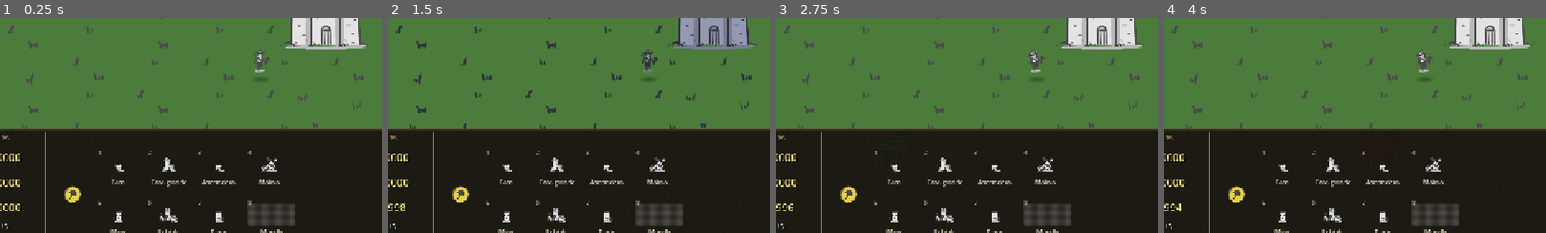
Above: before the commit, frames 1-4 (left to right).
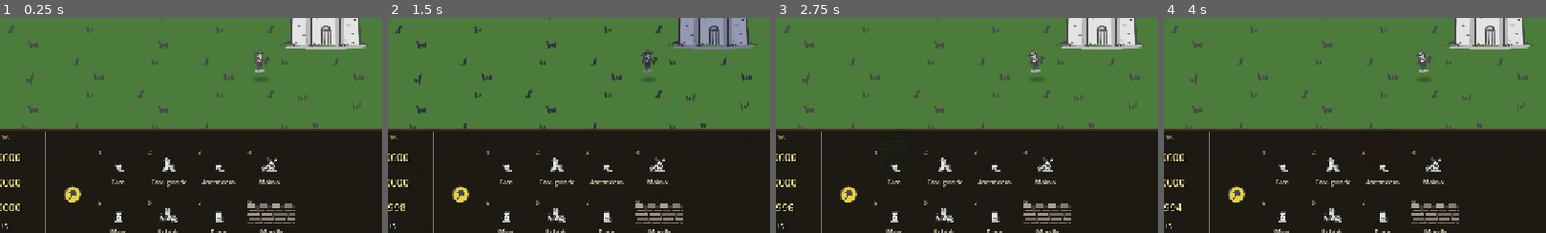
Above: after the commit, the same moments.

Repository: manurode/gameX
Game: Godot game, scene res://scenes/main.tscn
Two runs of this game, one before a commit and one after it. Both use one fixed random seed, a clock stepped at 60 frames per second and the inputs below.
Inputs:
- Up to frame 1 (0.25 s): no input
- Up to frame 2 (1.5 s): click "☀ Día" at 0.5 s; click "☾ Noche" at 1.25 s
- Up to frame 3 (2.75 s): click "1" at 2 s
- Up to frame 4 (4 s): click "2" at 2.75 s; click "3" at 3.5 s
The pictures show only the part of the screen within x 7-57%, y 43-93%; the shares and areas given below are measured in that part.

The runs differ from the first frame. In frame 1, 1.1% of the frame differs, in the area x 64-78%, y 86-97%; in frame 2, 1.1%; in frame 3, 1.1%; in frame 4, 1.1%.

Commit message:
feat: Implement wall building mechanics and texture generation

Diff:
--- a/scripts/buildings/building.gd
+++ b/scripts/buildings/building.gd
@@ -39,6 +39,7 @@
 var _last_damage_time: int = 0
 var _definition: Dictionary = {}
 var _footprint := Vector2(70.0, 45.0)
+var _wall_vertical: bool = false
 
 @onready var sprite: Sprite2D = $Sprite2D
 @onready var damage_overlay: Sprite2D = $DamageOverlay
@@ -68,9 +69,17 @@
 	building_type_id = type_id
 	building_state = state
 	construction_progress = progress
+	_wall_vertical = false
 	_apply_definition()
 	_update_visual_damage()
 	_update_construction_visual()
+
+
+func set_wall_vertical(vertical: bool) -> void:
+	if building_type_id != "wall":
+		return
+	_wall_vertical = vertical
+	_apply_wall_orientation()
 
 
 func _apply_definition() -> void:
@@ -104,7 +113,8 @@
 		return
 
 	if _definition.get("procedural", false):
-		sprite.texture = _create_wall_texture()
+		sprite.texture = WallTexture.get_texture()
+		_apply_wall_orientation()
 	else:
 		var texture_path: String = _definition.get("texture", "")
 		if not texture_path.is_empty():
@@ -119,17 +129,24 @@
 			damage_overlay.offset = sprite.offset
 
 
-func _create_wall_texture() -> Texture2D:
-	var image := Image.create(128, 64, false, Image.FORMAT_RGBA8)
-	for y in 64:
-		for x in 128:
-			var noise := sin(float(x) * 0.35) * 0.08 + cos(float(y) * 0.5) * 0.06
-			var base := 0.42 + noise
-			var alpha := 1.0
-			if y < 6 or y > 57:
-				base *= 0.75
-			image.set_pixel(x, y, Color(base * 0.55, base * 0.52, base * 0.48, alpha))
-	return ImageTexture.create_from_image(image)
+func _apply_wall_orientation() -> void:
+	if building_type_id != "wall" or sprite == null:
+		return
+	if _wall_vertical:
+		sprite.rotation_degrees = 90.0
+		_footprint = Vector2(30.0, 80.0)
+		pick_half_size = Vector2(25.0, 50.0)
+	else:
+		sprite.rotation_degrees = 0.0
+		_footprint = Vector2(80.0, 30.0)
+		pick_half_size = Vector2(50.0, 25.0)
+	if damage_overlay != null:
+		damage_overlay.rotation_degrees = sprite.rotation_degrees
+	_setup_collision()
+
+
+func _wall_base_rotation() -> float:
+	return 90.0 if _wall_vertical else 0.0
 
 
 func _setup_collision() -> void:
@@ -611,6 +628,25 @@
 		return
 
 	sprite.modulate = Color.WHITE
+	if building_type_id == "wall":
+		sprite.rotation_degrees = _wall_base_rotation()
+		sprite.position = Vector2.ZERO
+		if damage_overlay != null:
+			damage_overlay.rotation_degrees = _wall_base_rotation()
+		if ratio > 0.66:
+			if damage_overlay != null:
+				damage_overlay.visible = false
+		elif ratio > 0.33:
+			sprite.modulate = Color(0.82, 0.78, 0.74, 1.0)
+			if damage_overlay != null:
+				damage_overlay.visible = true
+				damage_overlay.modulate = Color(0.3, 0.2, 0.15, 0.35)
+		else:
+			sprite.modulate = Color(0.62, 0.55, 0.5, 1.0)
+			if damage_overlay != null:
+				damage_overlay.visible = true
+				damage_overlay.modulate = Color(0.2, 0.12, 0.1, 0.55)
+		return
 	if ratio > 0.66:
 		sprite.rotation_degrees = 0.0
 		sprite.position = Vector2.ZERO
@@ -649,7 +685,10 @@
 	var alpha := lerpf(0.45, 1.0, ratio)
 	var warmth := lerpf(0.72, 1.0, ratio)
 	sprite.modulate = Color(warmth, warmth * 0.95, warmth * 0.88, alpha)
-	sprite.rotation_degrees = lerpf(-3.0, 0.0, ratio)
+	if building_type_id == "wall":
+		sprite.rotation_degrees = _wall_base_rotation()
+	else:
+		sprite.rotation_degrees = lerpf(-3.0, 0.0, ratio)
 
 
 func get_nav_block_outline() -> PackedVector2Array:
--- /dev/null
+++ b/scripts/buildings/wall_texture.gd
@@ -0,0 +1,133 @@
+class_name WallTexture
+extends RefCounted
+
+const MORTAR := Color(0.26, 0.24, 0.22, 1.0)
+const STONE_LIGHT := Color(0.62, 0.58, 0.52, 1.0)
+const STONE_MID := Color(0.54, 0.50, 0.45, 1.0)
+const STONE_DARK := Color(0.46, 0.42, 0.38, 1.0)
+const CRENEL_LIGHT := Color(0.66, 0.62, 0.56, 1.0)
+const CRENEL_DARK := Color(0.50, 0.46, 0.42, 1.0)
+const SHADOW := Color(0.18, 0.16, 0.14, 0.85)
+const HIGHLIGHT := Color(0.72, 0.68, 0.62, 1.0)
+
+static var _cache: Dictionary = {}
+
+
+static func get_texture(width: int = 128, height: int = 64) -> Texture2D:
+	var key := "%d_%d" % [width, height]
+	if _cache.has(key):
+		return _cache[key]
+	var texture := ImageTexture.create_from_image(_generate(width, height))
+	_cache[key] = texture
+	return texture
+
+
+static func get_segment_spacing() -> float:
+	return 80.0
+
+
+static func _generate(width: int, height: int) -> Image:
+	var image := Image.create(width, height, false, Image.FORMAT_RGBA8)
+	image.fill(Color(0.0, 0.0, 0.0, 0.0))
+
+	var body_top := int(height * 0.22)
+	var body_bottom := height - int(height * 0.14)
+	var shadow_top := height - int(height * 0.12)
+
+	_draw_stone_body(image, width, body_top, body_bottom)
+	_draw_crenellations(image, width, body_top)
+	_draw_base_shadow(image, width, shadow_top, height)
+	_draw_top_highlight(image, width, body_top)
+
+	return image
+
+
+static func _draw_stone_body(image: Image, width: int, top_y: int, bottom_y: int) -> void:
+	var row_height := maxi(6, int((bottom_y - top_y) / 3.5))
+	var y := top_y
+	var row := 0
+	while y < bottom_y:
+		var row_bottom := mini(y + row_height - 1, bottom_y - 1)
+		var x := 0
+		var offset := (row % 2) * int(row_height * 0.6)
+		if offset > 0:
+			x -= offset
+		while x < width:
+			var block_w := _block_width(x, row, row_height)
+			var block_h := row_bottom - y + 1
+			var stone := _stone_color(x, row)
+			_fill_rect(image, x + 1, y + 1, block_w - 2, block_h - 2, stone)
+			if x > 0:
+				_fill_rect(image, x, y, 1, block_h, MORTAR)
+			if y > top_y:
+				_fill_rect(image, x, y, block_w, 1, MORTAR)
+			x += block_w
+		y = row_bottom + 1
+		row += 1
+
+
+static func _draw_crenellations(image: Image, width: int, body_top: int) -> void:
+	var merlon_w := maxi(10, width / 8)
+	var gap_w := maxi(6, merlon_w / 2)
+	var crenel_h := body_top
+	var x := 0
+	var idx := 0
+	while x < width:
+		var segment_w := merlon_w if idx % 2 == 0 else gap_w
+		if idx % 2 == 0:
+			var color := CRENEL_LIGHT if idx % 4 == 0 else CRENEL_DARK
+			_fill_rect(image, x, 0, segment_w, crenel_h, color)
+			_fill_rect(image, x + 1, 1, segment_w - 2, crenel_h - 2, color.lightened(0.04))
+			_fill_rect(image, x, crenel_h - 1, segment_w, 1, MORTAR)
+		else:
+			_fill_rect(image, x, crenel_h - 4, segment_w, 4, MORTAR)
+		x += segment_w
+		idx += 1
+
+
+static func _draw_base_shadow(image: Image, width: int, top_y: int, height: int) -> void:
+	for y in range(top_y, height):
+		var fade := float(y - top_y) / float(height - top_y)
+		var alpha := lerpf(0.35, 0.75, fade)
+		for x in width:
+			var existing := image.get_pixel(x, y)
+			if existing.a < 0.01:
+				image.set_pixel(x, y, Color(SHADOW.r, SHADOW.g, SHADOW.b, alpha * 0.5))
+			else:
+				image.set_pixel(x, y, existing.darkened(fade * 0.25))
+
+
+static func _draw_top_highlight(image: Image, width: int, body_top: int) -> void:
+	for x in width:
+		if image.get_pixel(x, body_top).a > 0.01:
+			image.set_pixel(x, body_top, image.get_pixel(x, body_top).lightened(0.08))
+
+
+static func _block_width(x: int, row: int, row_height: int) -> int:
+	var base := row_height * 2 + (absi(x + row * 17) % 3) * 4
+	return clampi(base, row_height + 4, row_height * 3 + 8)
+
+
+static func _stone_color(x: int, row: int) -> Color:
+	var hash_val := absi(x * 13 + row * 29) % 5
+	match hash_val:
+		0:
+			return STONE_LIGHT
+		1, 2:
+			return STONE_MID
+		3:
+			return STONE_DARK
+		_:
+			return STONE_MID.lightened(0.06)
+
+
+static func _fill_rect(image: Image, x: int, y: int, w: int, h: int, color: Color) -> void:
+	if w <= 0 or h <= 0:
+		return
+	for py in range(y, y + h):
+		if py < 0 or py >= image.get_height():
+			continue
+		for px in range(x, x + w):
+			if px < 0 or px >= image.get_width():
+				continue
+			image.set_pixel(px, py, color)
--- a/scripts/input/build_manager.gd
+++ b/scripts/input/build_manager.gd
@@ -1,517 +1,440 @@
 extends Node2D
 
-
-
 signal build_mode_changed(active: bool, type_id: String)
 
-
-
 const BUILD_HOTKEYS: Dictionary = {
-
 	KEY_1: "house_small",
-
 	KEY_2: "house_big",
-
 	KEY_3: "lumber_camp",
-
 	KEY_4: "mill",
-
 	KEY_5: "mine",
-
 	KEY_6: "stable",
-
 	KEY_7: "tower",
-
 	KEY_8: "wall",
-
 }
 
-
-
 var build_mode_active: bool = false
-
 var selected_building_type: String = "house_small"
-
 var ghost_valid: bool = false
 
-
-
 var _ghost_sprite: Sprite2D
-
+var _wall_ghost_container: Node2D
+var _wall_ghost_sprites: Array[Sprite2D] = []
+var _wall_dragging: bool = false
+var _wall_drag_start: Vector2 = Vector2.ZERO
 var _ground_layer: TinyTilesMap
-
 var _buildings_container: Node2D
-
 var _resource_manager: ResourceManager
-
 var _selection_manager: Node
-
 var _job_manager: JobManager
-
 var _building_scene: PackedScene = preload("res://scenes/buildings/building.tscn")
 
 
-
-
-
 func setup(
-
 	ground_layer: TinyTilesMap,
-
 	buildings_container: Node2D,
-
 	resource_manager: ResourceManager,
-
 	selection_manager: Node,
-
 	job_manager: JobManager = null
-
 ) -> void:
-
 	_ground_layer = ground_layer
-
 	_buildings_container = buildings_container
-
 	_resource_manager = resource_manager
-
 	_selection_manager = selection_manager
-
 	_job_manager = job_manager
-
 	_create_ghost()
 
 
-
-
-
 func _create_ghost() -> void:
-
 	_ghost_sprite = Sprite2D.new()
-
 	_ghost_sprite.centered = true
-
 	_ghost_sprite.texture_filter = CanvasItem.TEXTURE_FILTER_LINEAR
-
 	_ghost_sprite.modulate = Color(0.4, 0.95, 0.55, 0.55)
-
 	_ghost_sprite.visible = false
-
 	_ghost_sprite.z_index = 50
-
 	add_child(_ghost_sprite)
 
-
-
+	_wall_ghost_container = Node2D.new()
+	_wall_ghost_container.z_index = 49
+	add_child(_wall_ghost_container)
 
 
 func _unhandled_input(event: InputEvent) -> void:
-
 	if event is InputEventKey and event.pressed and not event.echo:
-
 		var key_event := event as InputEventKey
-
 		if key_event.keycode == KEY_ESCAPE and build_mode_active:
-
 			_cancel_build_mode()
-
 			get_viewport().set_input_as_handled()
-
 			return
-
 		if key_event.keycode in BUILD_HOTKEYS:
-
 			var type_id: String = BUILD_HOTKEYS[key_event.keycode]
-
 			if BuildingDatabase.is_buildable(type_id):
-
 				_start_build_mode(type_id)
-
 				get_viewport().set_input_as_handled()
-
 			return
 
-
-
 	if not build_mode_active:
-
-		return
-
-
+		return
+
+	if selected_building_type == "wall":
+		_handle_wall_input(event)
+		return
 
 	if event is InputEventMouseButton and event.pressed:
-
 		var mouse_event := event as InputEventMouseButton
-
 		if _is_pointer_over_ui(mouse_event.position):
-
 			return
-
 		if mouse_event.button_index == MOUSE_BUTTON_LEFT:
-
 			_try_place_building(_screen_to_world(mouse_event.position))
-
 			get_viewport().set_input_as_handled()
-
 		elif mouse_event.button_index == MOUSE_BUTTON_RIGHT:
-
 			_cancel_build_mode()
-
 			get_viewport().set_input_as_handled()
 
 
-
+func _handle_wall_input(event: InputEvent) -> void:
+	if event is InputEventMouseButton:
+		var mouse_event := event as InputEventMouseButton
+		if _is_pointer_over_ui(mouse_event.position):
+			return
+
+		if mouse_event.button_index == MOUSE_BUTTON_LEFT:
+			var world_pos := _snap_wall_position(_screen_to_world(mouse_event.position))
+			if mouse_event.pressed:
+				_wall_drag_start = world_pos
+				_wall_dragging = true
+				_update_wall_preview(_wall_drag_start, world_pos)
+			else:
+				if _wall_dragging:
+					_place_wall_line(_wall_drag_start, world_pos)
+				_stop_wall_drag()
+			get_viewport().set_input_as_handled()
+		elif mouse_event.button_index == MOUSE_BUTTON_RIGHT and mouse_event.pressed:
+			_stop_wall_drag()
+			_cancel_build_mode()
+			get_viewport().set_input_as_handled()
+		return
+
+	if event is InputEventMouseMotion and _wall_dragging:
+		var world_pos := _snap_wall_position(_screen_to_world(event.position))
+		_update_wall_preview(_wall_drag_start, world_pos)
+		get_viewport().set_input_as_handled()
 
 
 func _process(_delta: float) -> void:
-
 	if not build_mode_active:
-
 		_ghost_sprite.visible = false
-
-		return
-
-
+		_clear_wall_ghosts()
+		return
+
+	if selected_building_type == "wall":
+		if _wall_dragging:
+			_ghost_sprite.visible = false
+		else:
+			var world_pos := _screen_to_world(get_viewport().get_mouse_position())
+			_ghost_sprite.global_position = world_pos
+			ghost_valid = _is_valid_placement(world_pos)
+			_ghost_sprite.modulate = Color(0.4, 0.95, 0.55, 0.65) if ghost_valid else Color(0.95, 0.35, 0.35, 0.55)
+			_ghost_sprite.rotation_degrees = 0.0
+			_ghost_sprite.visible = true
+		return
 
 	var world_pos := _screen_to_world(get_viewport().get_mouse_position())
-
 	_ghost_sprite.global_position = world_pos
-
 	ghost_valid = _is_valid_placement(world_pos)
-
 	_ghost_sprite.modulate = Color(0.4, 0.95, 0.55, 0.65) if ghost_valid else Color(0.95, 0.35, 0.35, 0.55)
-
 	_ghost_sprite.visible = true
 
 
-
-
-
 func start_build_mode(type_id: String) -> void:
-
 	_start_build_mode(type_id)
 
 
-
-
-
 func _start_build_mode(type_id: String) -> void:
-
 	if not BuildingDatabase.is_buildable(type_id):
-
-		return
-
+		return
+	_stop_wall_drag()
 	selected_building_type = type_id
-
 	build_mode_active = true
-
 	_update_ghost_texture()
-
 	build_mode_changed.emit(true, type_id)
 
 
-
-
-
 func cancel_build_mode() -> void:
-
 	_cancel_build_mode()
 
 
-
-
-
 func _cancel_build_mode() -> void:
-
+	_stop_wall_drag()
 	build_mode_active = false
-
 	_ghost_sprite.visible = false
-
 	build_mode_changed.emit(false, "")
 
 
-
-
-
 func _update_ghost_texture() -> void:
-
 	var def := BuildingDatabase.get_definition(selected_building_type)
-
 	if def.is_empty():
-
-		return
-
+		return
 	if def.get("procedural", false):
-
-		_ghost_sprite.texture = _create_wall_texture()
-
+		_ghost_sprite.texture = WallTexture.get_texture()
 	else:
-
 		var texture_path: String = def.get("texture", "")
-
 		if not texture_path.is_empty():
-
 			_ghost_sprite.texture = load(texture_path)
-
 	if _ghost_sprite.texture != null:
-
 		_ghost_sprite.offset = Vector2(0.0, -_ghost_sprite.texture.get_height() * 0.5 + 64.0)
-
 		_ghost_sprite.modulate = def.get("tint", Color(0.4, 0.95, 0.55, 0.55))
 
 
-
-
-
-func _create_wall_texture() -> Texture2D:
-
-	var image := Image.create(128, 64, false, Image.FORMAT_RGBA8)
-
-	for y in 64:
-
-		for x in 128:
-
-			var noise := sin(float(x) * 0.35) * 0.08 + cos(float(y) * 0.5) * 0.06
-
-			var base := 0.42 + noise
-
-			if y < 6 or y > 57:
-
-				base *= 0.75
-
-			image.set_pixel(x, y, Color(base * 0.55, base * 0.52, base * 0.48, 1.0))
-
-	return ImageTexture.create_from_image(image)
-
-
-
-
-
 func _try_place_building(world_pos: Vector2) -> void:
-
 	if not ghost_valid:
-
-		return
-
+		return
+	_place_single_building(world_pos, false)
+
+
+func _place_single_building(world_pos: Vector2, vertical: bool) -> Building:
 	var cost := BuildingDatabase.get_cost(selected_building_type)
-
 	if _resource_manager == null or not _resource_manager.spend(cost):
-
-		return
-
-
+		return null
 
 	var building: Building = _building_scene.instantiate()
-
 	building.configure(selected_building_type, Building.BuildingState.CONSTRUCTING, 0.0)
-
+	if vertical:
+		building.set_wall_vertical(true)
 	_buildings_container.add_child(building)
-
 	building.global_position = world_pos
-
 	building.construction_completed.connect(_on_building_completed.bind(building))
-
-
-
 	_assign_nearest_villager(building)
-
 	_request_nav_rebuild(building)
-
-
-
+	return building
+
+
+func _place_wall_line(start_pos: Vector2, end_pos: Vector2) -> void:
+	var segments := _compute_wall_segments(start_pos, end_pos)
+	if segments.is_empty():
+		return
+	if not _can_afford_wall_line(segments.size()):
+		return
+
+	for segment in segments:
+		if not _is_valid_wall_segment(segment["pos"], segment["vertical"]):
+			return
+
+	var unit_cost := BuildingDatabase.get_cost("wall")
+	var total_cost := _multiply_cost(unit_cost, segments.size())
+	if _resource_manager == null or not _resource_manager.spend(total_cost):
+		return
+
+	for segment in segments:
+		_place_single_building(segment["pos"], segment["vertical"])
+
+
+func _compute_wall_segments(start_pos: Vector2, end_pos: Vector2) -> Array[Dictionary]:
+	var spacing := WallTexture.get_segment_spacing()
+	var delta := end_pos - start_pos
+	var horizontal := absf(delta.x) >= absf(delta.y)
+	var segments: Array[Dictionary] = []
+
+	if horizontal:
+		var y := start_pos.y
+		var x_min := minf(start_pos.x, end_pos.x)
+		var x_max := maxf(start_pos.x, end_pos.x)
+		var x := x_min
+		while x <= x_max + 0.01:
+			segments.append({"pos": Vector2(x, y), "vertical": false})
+			x += spacing
+	else:
+		var x := start_pos.x
+		var y_min := minf(start_pos.y, end_pos.y)
+		var y_max := maxf(start_pos.y, end_pos.y)
+		var y := y_min
+		while y <= y_max + 0.01:
+			segments.append({"pos": Vector2(x, y), "vertical": true})
+			y += spacing
+
+	return segments
+
+
+func _snap_wall_position(world_pos: Vector2) -> Vector2:
+	var spacing := WallTexture.get_segment_spacing()
+	return Vector2(
+		round(world_pos.x / spacing) * spacing,
+		round(world_pos.y / spacing) * spacing
+	)
+
+
+func _update_wall_preview(start_pos: Vector2, end_pos: Vector2) -> void:
+	var segments := _compute_wall_segments(start_pos, end_pos)
+	_ensure_wall_ghost_count(segments.size())
+
+	var line_valid := not segments.is_empty()
+	if line_valid:
+		if not _can_afford_wall_line(segments.size()):
+			line_valid = false
+		else:
+			for segment in segments:
+				if not _is_valid_wall_segment(segment["pos"], segment["vertical"]):
+					line_valid = false
+					break
+
+	for i in segments.size():
+		var segment: Dictionary = segments[i]
+		var ghost := _wall_ghost_sprites[i]
+		ghost.global_position = segment["pos"]
+		ghost.rotation_degrees = 90.0 if segment["vertical"] else 0.0
+		ghost.visible = true
+		ghost.modulate = Color(0.4, 0.95, 0.55, 0.55) if line_valid else Color(0.95, 0.35, 0.35, 0.55)
+
+	for i in range(segments.size(), _wall_ghost_sprites.size()):
+		_wall_ghost_sprites[i].visible = false
+
+	ghost_valid = line_valid
+
+
+func _ensure_wall_ghost_count(count: int) -> void:
+	while _wall_ghost_sprites.size() < count:
+		var ghost := Sprite2D.new()
+		ghost.centered = true
+		ghost.texture_filter = CanvasItem.TEXTURE_FILTER_LINEAR
+		ghost.texture = WallTexture.get_texture()
+		ghost.offset = Vector2(0.0, -ghost.texture.get_height() * 0.5 + 64.0)
+		ghost.z_index = 49
+		_wall_ghost_container.add_child(ghost)
+		_wall_ghost_sprites.append(ghost)
+
+
+func _clear_wall_ghosts() -> void:
+	for ghost in _wall_ghost_sprites:
+		ghost.visible = false
+
+
+func _stop_wall_drag() -> void:
+	_wall_dragging = false
+	_clear_wall_ghosts()
+
+
+func _is_valid_wall_segment(world_pos: Vector2, vertical: bool) -> bool:
+	return _is_valid_placement_at(world_pos, "wall", vertical)
+
+
+func _is_valid_placement(world_pos: Vector2) -> bool:
+	return _is_valid_placement_at(world_pos, selected_building_type, false)
+
+
+func _is_valid_placement_at(world_pos: Vector2, type_id: String, vertical: bool) -> bool:
+	if _ground_layer == null:
+		return false
+	if _ground_layer.is_water_at(world_pos):
+		return false
+
+	var def := BuildingDatabase.get_definition(type_id)
+	var footprint: Vector2 = def.get("footprint", Vector2(70.0, 45.0))
+	if type_id == "wall" and vertical:
+		footprint = Vector2(footprint.y, footprint.x)
+	var overlap_scale := 0.5 if type_id == "wall" else 0.55
+	var half: Vector2 = footprint * overlap_scale
+	var test_rect := Rect2(world_pos - half, half * 2.0)
+
+	for node in get_tree().get_nodes_in_group("buildings"):
+		if node is Building and (node as Building).building_state != Building.BuildingState.DESTROYED:
+			var other := node as Building
+			if test_rect.intersects(other.get_selection_rect(), true):
+				return false
+
+	for node in get_tree().get_nodes_in_group("terrain_obstacles"):
+		if node is TerrainObstacle and (node as TerrainObstacle).blocks_movement:
+			var obstacle := node as TerrainObstacle
+			if test_rect.has_point(obstacle.global_position):
+				return false
+
+	var cost := BuildingDatabase.get_cost(type_id)
+	if _resource_manager != null and not _resource_manager.can_afford(cost):
+		return false
+
+	if BuildingDatabase.is_gather_building(type_id):
+		if not _has_gather_node_nearby(world_pos, type_id):
+			return false
+
+	return true
+
+
+func _multiply_cost(cost: Dictionary, count: int) -> Dictionary:
+	return {
+		"wood": cost.get("wood", 0) * count,
+		"stone": cost.get("stone", 0) * count,
+		"food": cost.get("food", 0) * count,
+	}
+
+
+func _can_afford_wall_line(segment_count: int) -> bool:
+	if segment_count <= 0 or _resource_manager == null:
+		return false
+	var total_cost := _multiply_cost(BuildingDatabase.get_cost("wall"), segment_count)
+	return _resource_manager.can_afford(total_cost)
 
 
 func _on_building_completed(building: Building) -> void:
-
 	_request_nav_rebuild(building)
 
 
-
-
-
 func _assign_nearest_villager(site: Building) -> void:
-
 	var best: Unit = null
-
 	var best_dist := INF
-
 	for node in get_tree().get_nodes_in_group("units"):
-
 		if not node is Unit:
-
-			continue
-
+			continue
 		var unit := node as Unit
-
 		if not unit.can_build or not unit.is_civilian:
-
-			continue
-
+			continue
 		if unit.is_busy():
-
-			continue
-
+			continue
 		if unit._is_dying or unit.hp <= 0:
-
-			continue
-
+			continue
 		var dist := unit.global_position.distance_squared_to(site.global_position)
-
 		if dist < best_dist:
-
 			best_dist = dist
-
 			best = unit
-
 	if best != null:
-
 		if _job_manager != null:
-
 			_job_manager.release_unit_job(best)
-
 		best.assign_construction(site)
 
 
-
-
-
-func _is_valid_placement(world_pos: Vector2) -> bool:
-
-	if _ground_layer == null:
-
-		return false
-
-	if _ground_layer.is_water_at(world_pos):
-
-		return false
-
-
-
-	var def := BuildingDatabase.get_definition(selected_building_type)
-
-	var half: Vector2 = def.get("footprint", Vector2(70.0, 45.0)) * 0.55
-
-	var test_rect := Rect2(world_pos - half, half * 2.0)
-
-
-
-	for node in get_tree().get_nodes_in_group("buildings"):
-
-		if node is Building and (node as Building).building_state != Building.BuildingState.DESTROYED:
-
-			var other := node as Building
-
-			if test_rect.intersects(other.get_selection_rect(), true):
-
-				return false
-
-
-
-	for node in get_tree().get_nodes_in_group("terrain_obstacles"):
-
-		if node is TerrainObstacle and (node as TerrainObstacle).blocks_movement:
-
-			var obstacle := node as TerrainObstacle
-
-			if test_rect.has_point(obstacle.global_position):
-
-				return false
-
-
-
-	var cost := BuildingDatabase.get_cost(selected_building_type)
-
-	if _resource_manager != null and not _resource_manager.can_afford(cost):
-
-		return false
-
-
-
-	if BuildingDatabase.is_gather_building(selected_building_type):
-
-		if not _has_gather_node_nearby(world_pos, selected_building_type):
-
-			return false
-
-
-
-	return true
-
-
-
-
-
 func _has_gather_node_nearby(world_pos: Vector2, type_id: String) -> bool:
-
 	var gather_type: String = BuildingDatabase.get_gather_type(type_id)
-
 	if gather_type.is_empty():
-
 		return true
 
-
-
 	var def := BuildingDatabase.get_definition(type_id)
-
 	var radius_cells: int = def.get("gather_radius_cells", 3)
-
 	var cell := _ground_layer.local_to_map(world_pos)
 
-
-
 	for node in get_tree().get_nodes_in_group("resource_nodes"):
-
 		if not node is ResourceNode:
-
-			continue
-
+			continue
 		var resource_node := node as ResourceNode
-
 		if not resource_node.has_resources():
-
-			continue
-
+			continue
 		if resource_node.get_resource_key() != gather_type:
-
-			continue
-
+			continue
 		var node_cell := _ground_layer.local_to_map(resource_node.global_position)
-
 		if Vector2(cell - node_cell).length() <= float(radius_cells):
-
 			return true
-
 	return false
 
 
-
-
-
 func _request_nav_rebuild(changed_building: Building = null) -> void:
-
 	var world := get_tree().get_first_node_in_group("game_world")
-
 	if world != null and world.has_method("rebuild_navigation"):
-
 		world.call_deferred("rebuild_navigation", changed_building)
 
 
-
-
-
 func _screen_to_world(screen_point: Vector2) -> Vector2:
-
 	return get_viewport().get_canvas_transform().affine_inverse() * screen_point
 
 
-
-
-
 func _is_pointer_over_ui(screen_pos: Vector2) -> bool:
-
 	var hub := get_node_or_null("/root/Main/HUD/GameHub")
-
 	if hub is Control and (hub as Control).get_global_rect().has_point(screen_pos):
-
 		return true
-
 	return false
--- a/scripts/ui/game_hub.gd
+++ b/scripts/ui/game_hub.gd
@@ -421,23 +421,11 @@
 func _get_building_icon(type_id: String) -> Texture2D:
 	var def := BuildingDatabase.get_definition(type_id)
 	if def.get("procedural", false):
-		return _create_wall_icon()
+		return WallTexture.get_texture(64, 32)
 	var texture_path: String = def.get("texture", "")
 	if texture_path.is_empty():
 		return null
 	return load(texture_path)
-
-
-func _create_wall_icon() -> Texture2D:
-	var image := Image.create(64, 32, false, Image.FORMAT_RGBA8)
-	for y in 32:
-		for x in 64:
-			var noise := sin(float(x) * 0.35) * 0.08 + cos(float(y) * 0.5) * 0.06
-			var base := 0.42 + noise
-			if y < 3 or y > 28:
-				base *= 0.75
-			image.set_pixel(x, y, Color(base * 0.55, base * 0.52, base * 0.48, 1.0))
-	return ImageTexture.create_from_image(image)
 
 
 func _make_icon_atlas(texture_path: String, variant_index: int = 0) -> AtlasTexture:
Not shown, added: scripts/buildings/wall_texture.gd.uid
